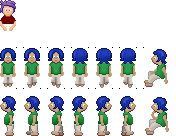
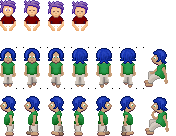
The second 176 × 136 image is a revision of the first. Changes to its layers:
added group "cry2" with 4 layers in group "rose head" over [left=72, top=1, right=88, bottom=18]
added layer "ink" (1st of 35, in "rose head" › "cry2") in group "cry2" over [left=72, top=1, right=88, bottom=18]
added layer "fill" (1st of 35, in "rose head" › "cry2") in group "cry2" over [left=73, top=2, right=87, bottom=17]
added group "cry1" with 4 layers in group "rose head" over [left=48, top=1, right=79, bottom=18]
added layer "ink" (2nd of 35, in "rose head" › "cry1") in group "cry1" over [left=48, top=1, right=64, bottom=18]
added layer "fill" (2nd of 35, in "rose head" › "cry1") in group "cry1" over [left=49, top=2, right=63, bottom=17]
added group "blink" with 3 layers in group "rose head" over [left=24, top=0, right=40, bottom=17]
added layer "ink" (3rd of 35, in "rose head" › "blink") in group "blink" over [left=24, top=0, right=40, bottom=17]
added layer "fill" (3rd of 35, in "rose head" › "blink") in group "blink" over [left=25, top=1, right=39, bottom=16]
added group "home copy 3" with 2 layers in group "rose body" over [left=72, top=15, right=88, bottom=31]
added layer "ink" (5th of 35, in "rose body" › "home copy 3") in group "home copy 3" over [left=72, top=15, right=88, bottom=24]
added layer "fill" (5th of 35, in "rose body" › "home copy 3") in group "home copy 3" over [left=72, top=16, right=88, bottom=31]
added group "home copy 2" with 2 layers in group "rose body" over [left=48, top=15, right=64, bottom=31]
added layer "fill" (6th of 35, in "rose body" › "home copy 2") in group "home copy 2" over [left=48, top=16, right=64, bottom=31]
added group "home copy" with 2 layers in group "rose body" over [left=24, top=15, right=40, bottom=31]
added layer "fill" (7th of 35, in "rose body" › "home copy") in group "home copy" over [left=24, top=16, right=40, bottom=31]
…and 6 more changes (6 added)
